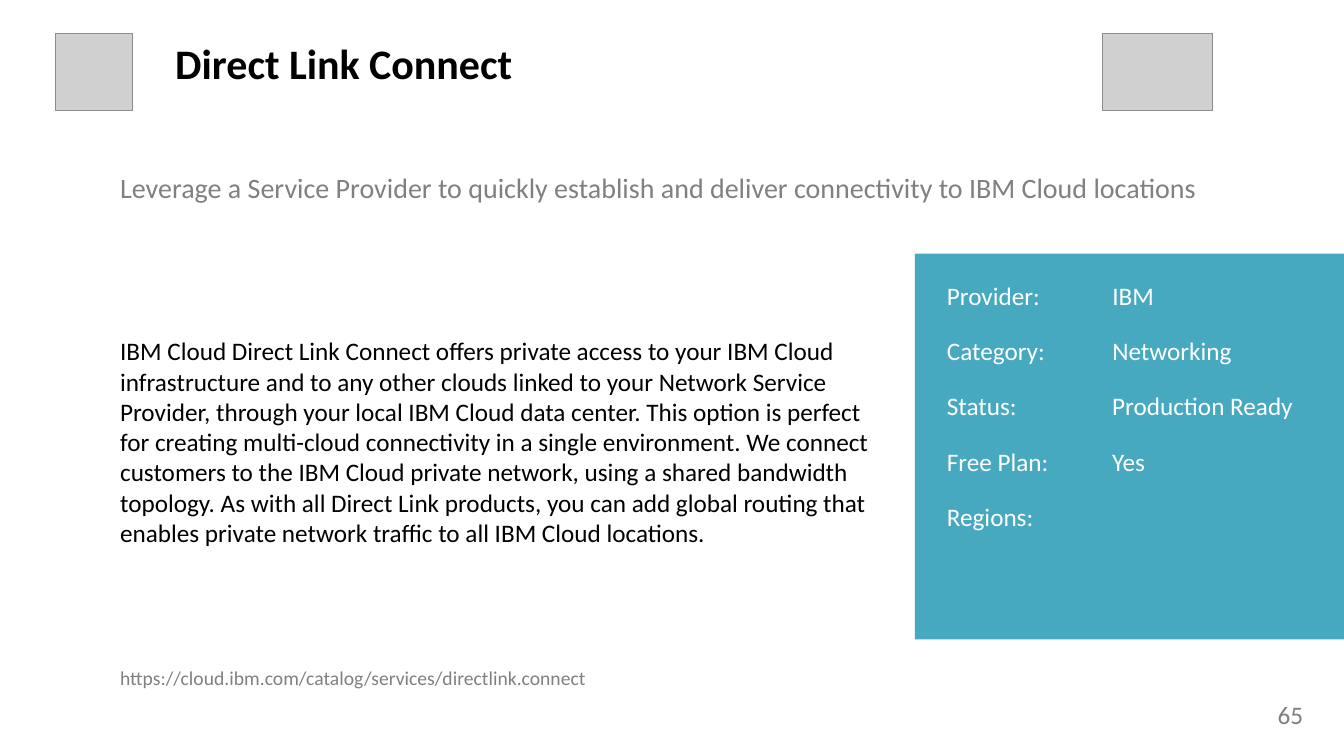
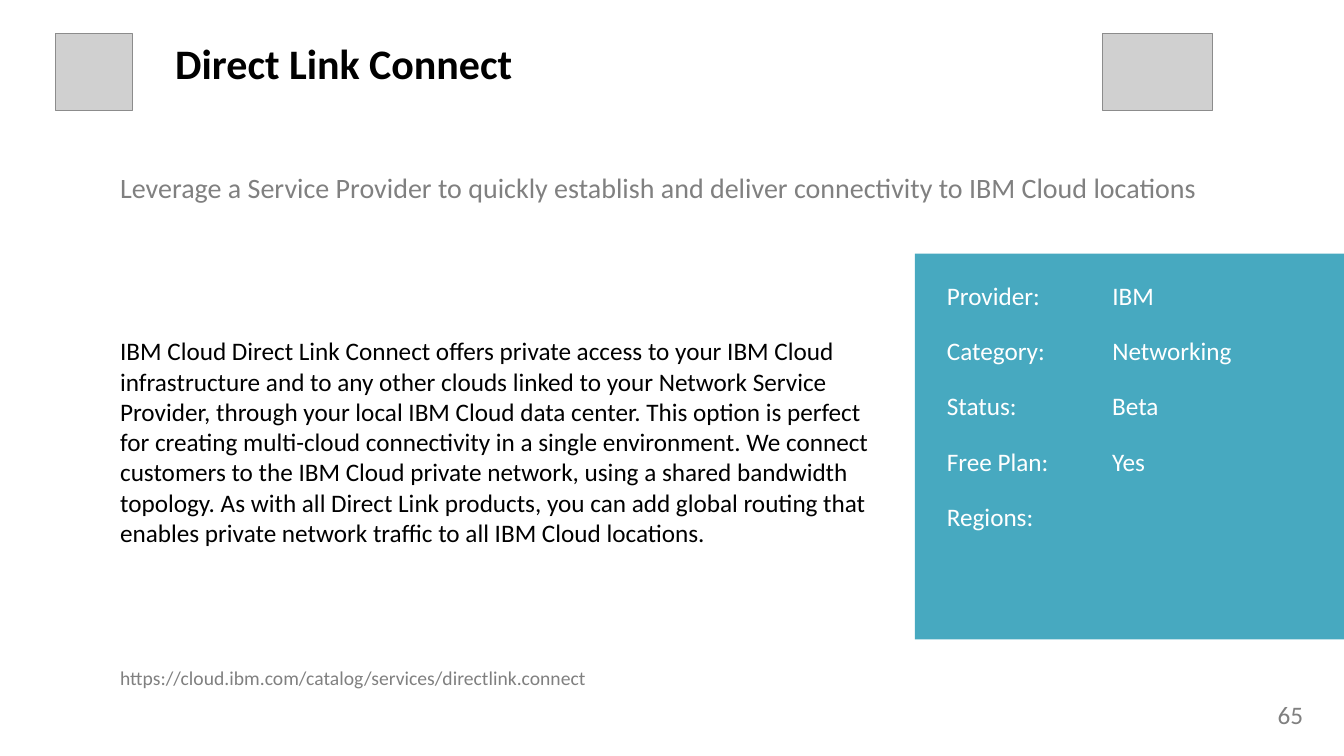
Before and after one commit to l2fprod/mycatalog, a slide deck: slide 65 of docs/generated/mycatalog.pptx. Drawn at 1344x756 pixels with LibreOffice and Linux fonts; fonts in the diff are those of the drawing; grey boxes stand for pictures. Boxes give left, top, right and bottom in pixels: in the first picture for what was removed or moved away, otherwise in the second. Text is boxed around its words. In the diff, an @@ line names an element or a change of style, - is before the commit and + after.

```diff
--- a/docs/generated/mycatalog.pptx
+++ b/docs/generated/mycatalog.pptx
@@ text at box(1112, 399, 1158, 415): text changed @@
-Production Ready
+Beta
```
Also in this commit, not shown: 1 other slide changed, 9 other files.
